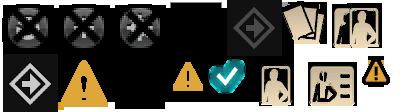
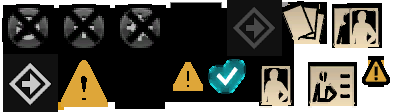
Comparing the layer stacks of the two (400, 112) images. Changes:
painted on "background" (3rd of 3) over [261, 8, 378, 106]
